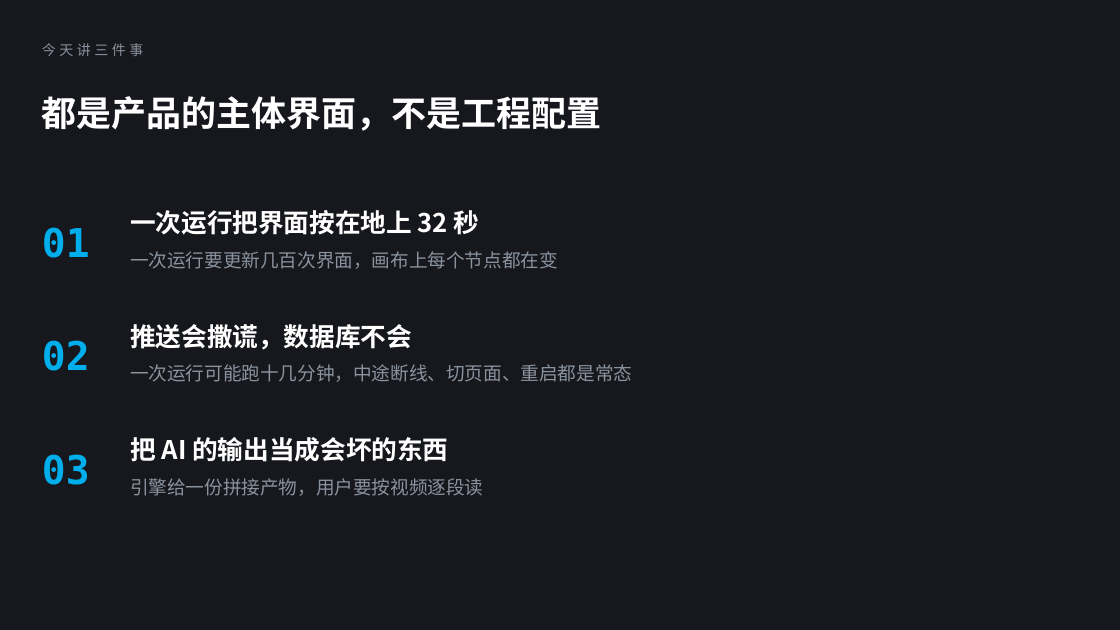
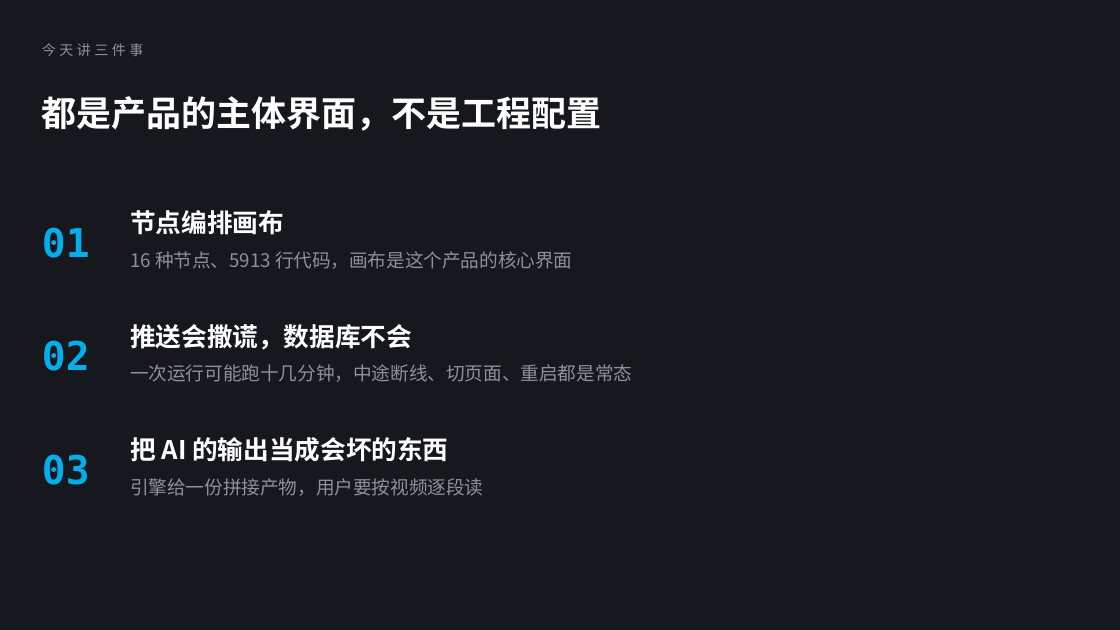
Before and after one commit to bomu1121/scribe-flow, a slide deck: slide 3 of sharing/out/ScribeFlow-前端技术分享.pptx. Drawn at 1120x630 pixels with LibreOffice and Linux fonts; fonts in the diff are those of the drawing. Boxes give left, top, right and bottom in pixels: in the first picture for what was removed or moved away, otherwise in the second. Text is boxed around its words. In the diff, an @@ line names an element or a change of style, - is before the commit and + after.

Commit message:
docs(sharing): 撤掉「200 节点卡 32 秒」这条合成基准叙事，主题一换回画布
那条 32 秒是用 199 个文本工具节点串出来的**合成基准**，不是真实使用场景——本项目的真实
工程是个位数节点。把它当成"我们遇到的困难"讲，现场一问规模就站不住，所以整条撤掉。

- PPT：04–06 页（性能过场 / 两组数字 / 为什么会卡）换成画布三页——04 过场「用了画布库，
  也不省产品级画布的工作量」、05「16 种节点，只注册 1 个 nodeType」、06「快照式撤销，和它带来
  的两个副作用」；07 浮层缩放保留。**页数不变仍是 18 页，主题一仍是第 4–7 页**。已重新生成
  pptx 与 18 张 PNG；改动过的 04、05 页逐页看过，无溢出。
- SPEECH.md：主题一时间分配与 P4–P7 口播换成画布版；演示清单去掉"点运行看卡不卡"，
  保留缩放浮层与撤销镜头两条；"绝对不能砍"改成 P6 / P9 / P18。
- ROOM.md：「第一段」整段换成画布取舍；「三个必答题」的开发困难从四条降为三条（去掉 32 秒那条）；
  问答表删掉 200 节点 / 裁剪 / 测量三行，补一行"画布卡不卡 → 没做过基准，拿不出数字"。
- MODULES.md：删掉第二节「200 个节点卡 32 秒」（64 行），后面八节顺号；诚实清单里引用的
  那组性能数字与已删报告一并去掉。
- 删除 `docs/research/canvas-performance-optimization.md` 与 `sharing/tools/make-bench-graph.mjs`
  （报告与演示道具都只服务于这条叙事）。
- CHANGELOG：画布那三条改动改成如实描述——照公开做法做对了，**收益没在真实规模上验证过**；
  去掉已删报告与道具的引用。
- FlowCanvas.vue：两处注释里的"200 节点实测"改成"合成场景 200 节点"，并写明日常规模看不出差别。
- 顺手更正画布三页里已漂的数字：画布目录 5687 → 5913 行、外壳 2849 → 3028 行、分派链
  14 → 16 段（起点 :935 → :1014）；QA.md 的核对结论加一句"行数会漂、讲前重量"。

校验：web typecheck exit 0；web 44 个用例通过（源码改动仅是注释）；pnpm lint exit 0；
docs:gen 与 docs:lint 重跑（50 个文件 0 错 0 警）；pptx 与 18 张 PNG 已重新导出。

```diff
--- a/sharing/out/ScribeFlow-前端技术分享.pptx
+++ b/sharing/out/ScribeFlow-前端技术分享.pptx
@@ text at box(130, 210, 284, 235): text changed @@
-一次运行把界面按在地上 32 秒
+节点编排画布
@@ text at box(130, 251, 573, 269): text changed @@
-一次运行要更新几百次界面，画布上每个节点都在变
+16 种节点、5913 行代码，画布是这个产品的核心界面
```
Also in this commit, not shown: 2 other slides changed, 2 slides added, 2 slides removed, 31 other files.
